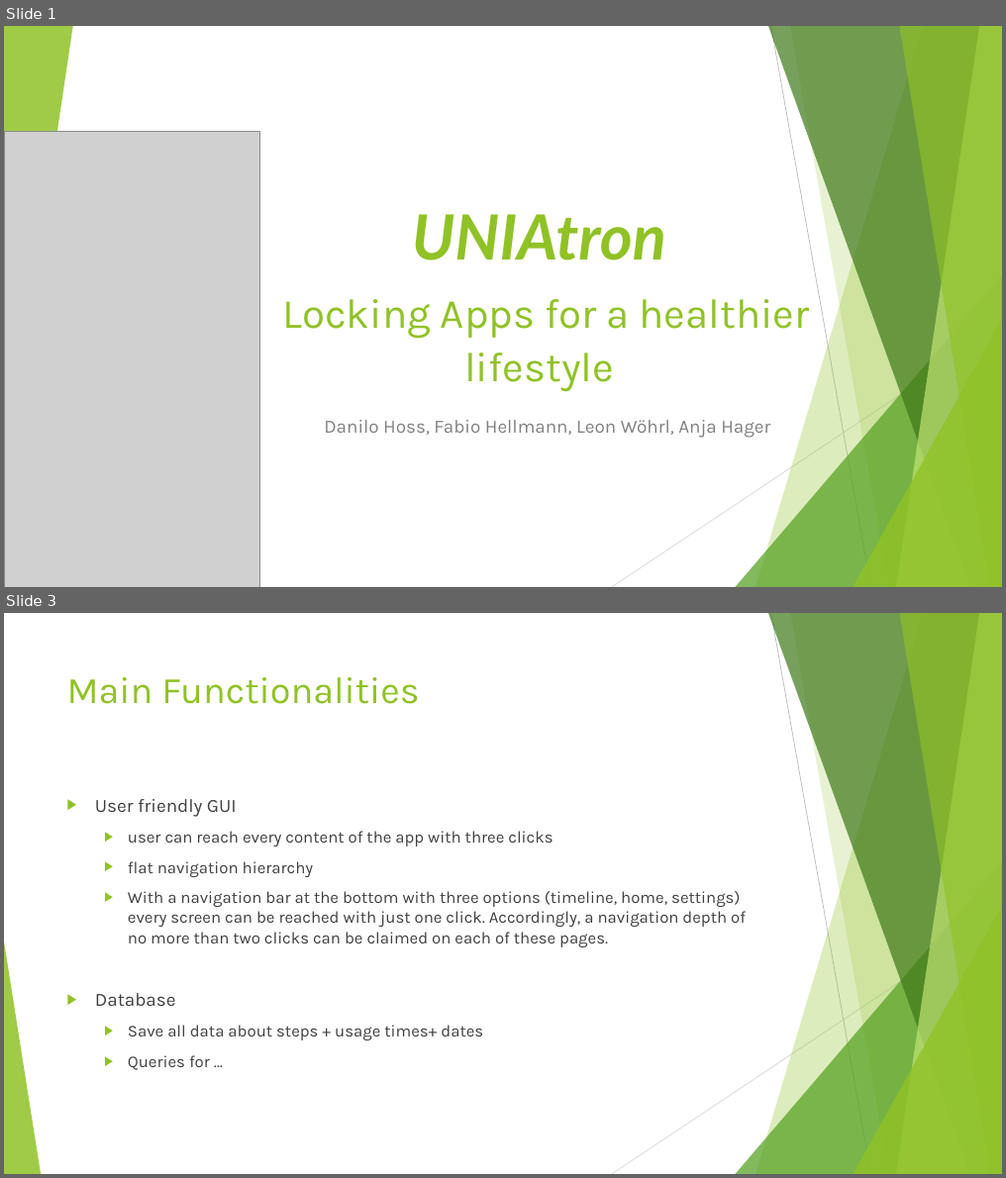
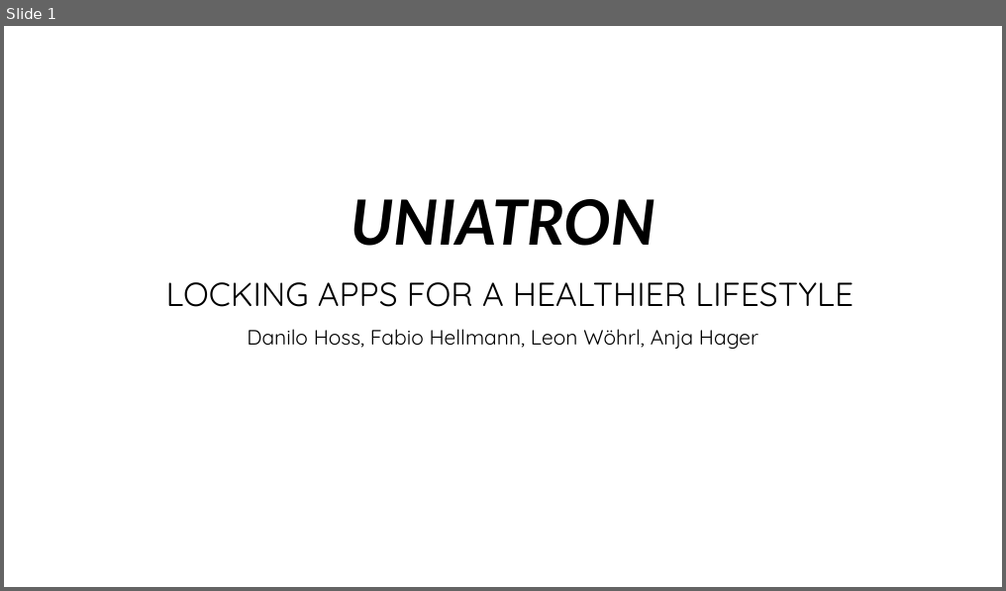
Before and after one commit to FHellmann/Uniatron, a slide deck: doc/Presentation/Uniatron-Presentation1207.pptx. Shown one above the other, each under a label of ours: slides 1 and 3 before the commit, slide 1 after it; the slides between them are not shown. The pictures are 1006x1178 and 1006x591 pixels, drawn with LibreOffice and Linux fonts; fonts in the diff are those of the drawing; grey boxes stand for pictures; background and template pictures are left out. Boxes give left, top, right and bottom in pixels: in the first picture for what was removed or moved away, otherwise in the second. Text is boxed around its words. In the diff, an @@ line names an element or a change of style, - is before the commit and + after.

```diff
--- a/doc/Presentation/Uniatron-Presentation1207.pptx
+++ b/doc/Presentation/Uniatron-Presentation1207.pptx
@@ slide 3 removed at bbox=[4, 613, 1002, 1174], background #FFFFFF; not listed: 9 template elements that a slide beside it also shows @@
@@ title removed at bbox=[67, 677, 419, 704] @@
-Main Functionalities
@@ text removed at bbox=[95, 799, 746, 1070] @@
-▶ User friendly GUI
-  ▶ user can reach every content of the app with three clicks
-  ▶ flat navigation hierarchy
-  ▶ With a navigation bar at the bottom with three options (timeline, home, settings) every screen can be reached with just one click. Accordingly, a navigation depth of no more than two clicks can be claimed on each of these pages.
-▶ Database
-  ▶ Save all data about steps + usage times+ dates
-  ▶ Queries for …
@@ triangle removed at bbox=[4, 942, 41, 1174] @@
@@ slide 1 changed as well @@
@@ group removed at bbox=[4, 26, 1002, 587]: 5 freeform shapes, 3 triangles, 2 lines @@
@@ picture removed at bbox=[4, 132, 260, 587] @@
@@ title at bbox=[166, 199, 853, 307]: text changed; size 40 to 32 pt; font Karla to Quicksand; text colour #90C226 to #000000 @@
-UNIAtron
-Locking Apps for a healthier lifestyle
+UNIATRON
+LOCKING APPS FOR A HEALTHIER LIFESTYLE
@@ subtitle "Danilo Hoss, Fabio Hellmann, Leon ...": place and size @@
-subtitle "Danilo Hoss, Fabio Hellmann, Leon ..." at bbox=[324, 420, 770, 438]
+subtitle "Danilo Hoss, Fabio Hellmann, Leon ..." at bbox=[247, 329, 758, 349]
@@ subtitle "Danilo Hoss, Fabio Hellmann, Leon ..." at bbox=[247, 329, 758, 349]: size 18 to 20 pt, font Karla to Quicksand, text colour #808080 to #000000; alignment right to centre; line spacing 1 to 0.9 @@
```
Also in this commit, not shown: 1 other slide changed, 4 slides added, 7 other slides removed.
